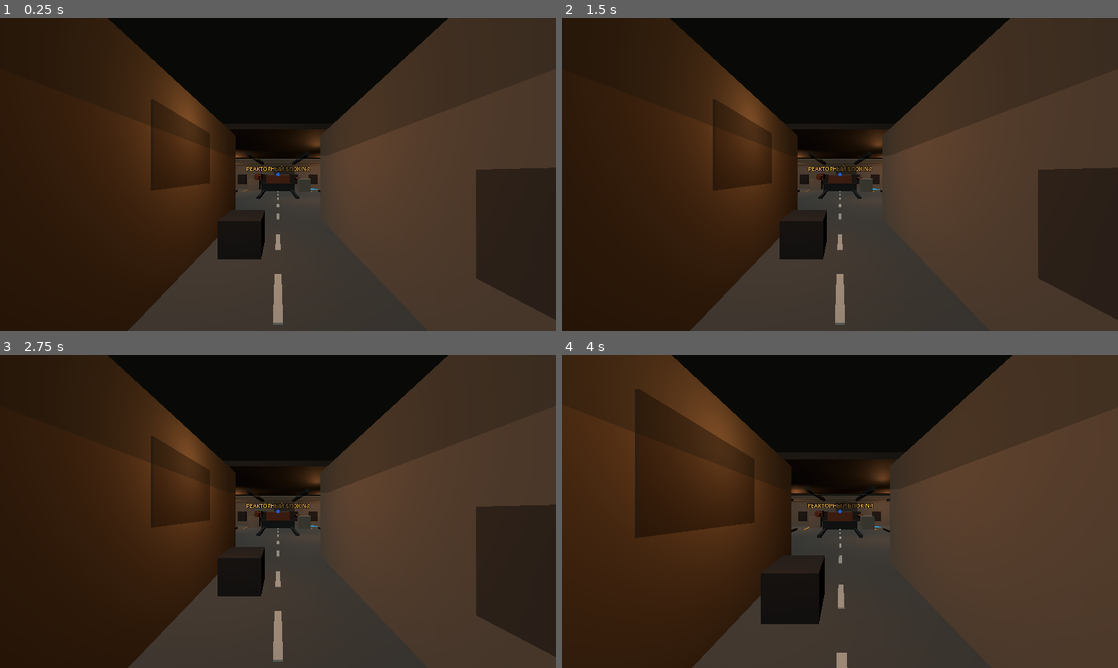
Above: before the commit, frames 1-4 (two rows, left to right).
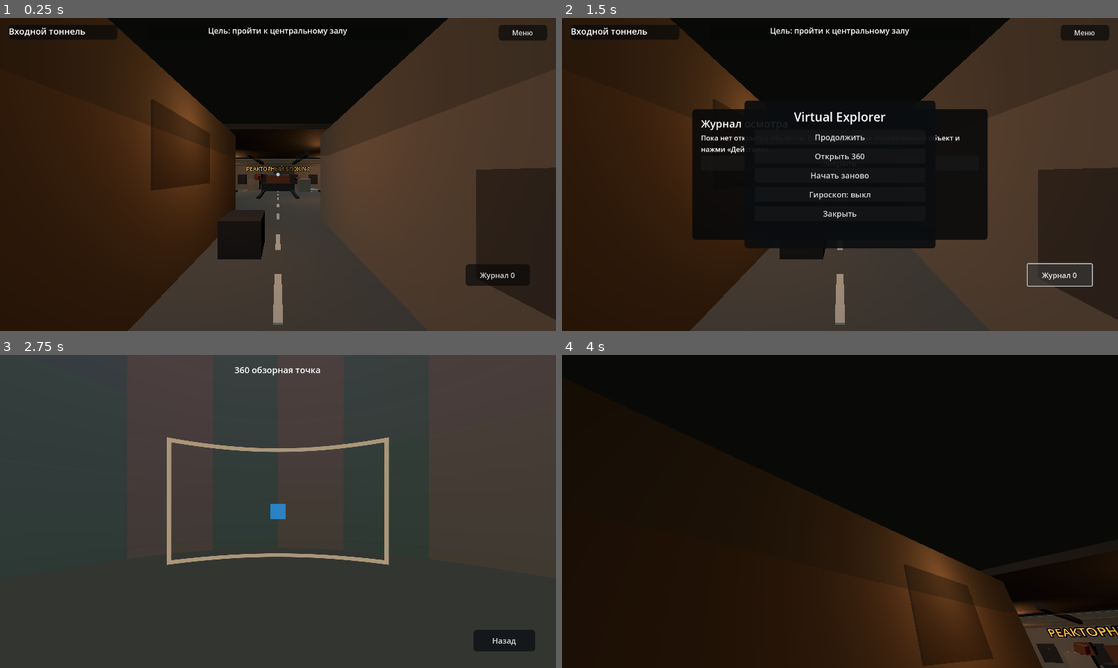
Above: after the commit, the same moments.

Repository: mallstorm/VirtualExplorer3d
Game: Godot game, scene res://scenes/Main.tscn
Two runs of this game, one before a commit and one after it. Both use one fixed random seed, a clock stepped at 60 frames per second and the inputs below.
Inputs (mouse positions are in pixels of both pictures, inside the frame that each line leads up to):
- Up to frame 1 (0.25 s): no input
- Up to frame 2 (1.5 s): click (1084, 33) at 0.5 s, where only the run after the commit has a clickable "Меню"; click (1062, 274) at 1.25 s, where only the run after the commit has a clickable "Журнал 0"
- Up to frame 3 (2.75 s): click (278, 498) at 2 s, where only the run after the commit has a clickable "Закрыть"
- Up to frame 4 (4 s): click (1067, 639) at 2.75 s, where only the run after the commit has a clickable "Назад"; tap Enter at 3.5 s; move the mouse to (867, 511) at 3.52 s; hold W (move_forward) from 3.53 s (still down); tap E (interact) at 3.6 s; tap Tab at 3.8 s

The runs differ from the first frame. In frame 1, 1.6% of the frame differs, in the area x 1-99%, y 2-86%; in frame 2, 21%; in frame 3, 69%; in frame 4, 72%, in the area x 0-100%, y 0-100%.

Commit message:
Реализовать пакет demo stages v0.6-v0.9

Diff:
--- a/Core/InputManager/input_manager.gd
+++ b/Core/InputManager/input_manager.gd
@@ -7,6 +7,7 @@
 	"move_right": [KEY_D, KEY_RIGHT],
 	"interact": [KEY_E, KEY_ENTER],
 	"ui_cancel": [KEY_ESCAPE],
+	"toggle_menu": [KEY_M, KEY_TAB],
 	"toggle_vr": [KEY_V],
 	"toggle_gyro": [KEY_G]
 }
--- a/Core/SaveManager/save_manager.gd
+++ b/Core/SaveManager/save_manager.gd
@@ -5,7 +5,8 @@
 var state := {
 	"last_project": "Chernobyl",
 	"last_scene": "reactor_block",
-	"spawn_id": "start"
+	"spawn_id": "start",
+	"journal": []
 }
 
 func save_state() -> void:
@@ -16,7 +17,7 @@
 func load_state() -> Dictionary:
 	if not FileAccess.file_exists(SAVE_PATH):
 		return state
-	var parsed = JSON.parse_string(FileAccess.get_file_as_string(SAVE_PATH))
+	var parsed: Variant = JSON.parse_string(FileAccess.get_file_as_string(SAVE_PATH))
 	if typeof(parsed) == TYPE_DICTIONARY:
 		state = parsed
 	return state
@@ -26,3 +27,27 @@
 	state["last_scene"] = scene_id
 	state["spawn_id"] = spawn_id
 	save_state()
+
+func add_journal_entry(data: Dictionary) -> void:
+	var object_id: String = str(data.get("id", ""))
+	if object_id.is_empty():
+		return
+	var journal: Array = state.get("journal", [])
+	for item in journal:
+		if item is Dictionary and str(item.get("id", "")) == object_id:
+			return
+	journal.append({
+		"id": object_id,
+		"name": str(data.get("name", "Объект")),
+		"description": str(data.get("description", ""))
+	})
+	state["journal"] = journal
+	save_state()
+
+func get_journal() -> Array:
+	var journal: Array = state.get("journal", [])
+	return journal
+
+func clear_journal() -> void:
+	state["journal"] = []
+	save_state()
--- a/Core/SceneManager/scene_manager.gd
+++ b/Core/SceneManager/scene_manager.gd
@@ -6,6 +6,8 @@
 var active_scene_id := ""
 var project_data: Dictionary = {}
 var pending_panorama_path := ""
+var return_scene_path := "res://Projects/Chernobyl/scenes/reactor_room.tscn"
+var return_scene_id := "reactor_block"
 
 func load_project(project_json_path: String) -> bool:
 	if not FileAccess.file_exists(project_json_path):
@@ -26,6 +28,8 @@
 		push_warning("Scene does not exist: %s" % scene_path)
 		return
 	active_scene_id = scene_id
+	return_scene_path = scene_path
+	return_scene_id = scene_id
 	scene_changed.emit(scene_id)
 	get_tree().change_scene_to_file(scene_path)
 
@@ -35,8 +39,11 @@
 	if ResourceLoader.exists("res://Renderer/PanoramaRenderer/panorama_viewer.tscn"):
 		get_tree().change_scene_to_file("res://Renderer/PanoramaRenderer/panorama_viewer.tscn")
 
+func return_from_panorama() -> void:
+	go_to_scene(return_scene_path, return_scene_id)
+
 func consume_pending_panorama() -> String:
-	var value := pending_panorama_path
+	var value: String = pending_panorama_path
 	pending_panorama_path = ""
 	return value
 
--- a/Player/interactable_object.gd
+++ b/Player/interactable_object.gd
@@ -5,6 +5,9 @@
 @export_multiline var description := ""
 @export_file("*.mp3", "*.ogg", "*.wav") var audio_path := ""
 @export var interaction := "info"
+@export var inspected := false
+
+var highlight_material: StandardMaterial3D
 
 func get_interaction_data() -> Dictionary:
 	return {
@@ -12,5 +15,22 @@
 		"name": object_name,
 		"description": description,
 		"audio": audio_path,
-		"interaction": interaction
+		"interaction": interaction,
+		"inspected": inspected
 	}
+
+func set_focus(active: bool) -> void:
+	if highlight_material == null:
+		highlight_material = StandardMaterial3D.new()
+		highlight_material.albedo_color = Color(0.1, 0.42, 1.0, 0.18)
+		highlight_material.emission_enabled = true
+		highlight_material.emission = Color(0.1, 0.42, 1.0, 1.0)
+		highlight_material.emission_energy_multiplier = 0.85
+		highlight_material.transparency = BaseMaterial3D.TRANSPARENCY_ALPHA
+	for child in find_children("*", "MeshInstance3D", true, false):
+		var mesh := child as MeshInstance3D
+		if mesh:
+			mesh.material_overlay = highlight_material if active else null
+
+func mark_inspected() -> void:
+	inspected = true
--- a/Player/interaction_system.gd
+++ b/Player/interaction_system.gd
@@ -4,6 +4,7 @@
 signal interaction_requested(data: Dictionary)
 
 var current_data := {}
+var current_collider: Object = null
 
 func _ready() -> void:
 	enabled = true
@@ -11,17 +12,31 @@
 
 func _physics_process(_delta: float) -> void:
 	force_raycast_update()
-	var data := _read_target_data()
+	var collider: Object = _read_target()
+	var data: Dictionary = _read_target_data(collider)
 	if data != current_data:
+		_update_focus(collider)
 		current_data = data
 		focus_changed.emit(current_data)
 	if (Input.is_action_just_pressed("interact") or InputManager.consume_touch_interact()) and not current_data.is_empty():
+		if current_collider and current_collider.has_method("mark_inspected"):
+			current_collider.mark_inspected()
+			current_data["inspected"] = true
 		interaction_requested.emit(current_data)
 
-func _read_target_data() -> Dictionary:
+func _read_target() -> Object:
 	if not is_colliding():
-		return {}
-	var collider := get_collider()
+		return null
+	return get_collider()
+
+func _read_target_data(collider: Object) -> Dictionary:
 	if collider and collider.has_method("get_interaction_data"):
 		return collider.get_interaction_data()
 	return {}
+
+func _update_focus(collider: Object) -> void:
+	if current_collider and current_collider.has_method("set_focus"):
+		current_collider.set_focus(false)
+	current_collider = collider
+	if current_collider and current_collider.has_method("set_focus"):
+		current_collider.set_focus(true)
--- a/Projects/Chernobyl/project.json
+++ b/Projects/Chernobyl/project.json
@@ -1,7 +1,7 @@
 {
   "id": "chernobyl",
   "name": "Chernobyl Sarcophagus Experience",
-  "version": "0.5-visual-demo",
+  "version": "0.9-demo-package",
   "engine": "Virtual Explorer",
   "type": "hybrid",
   "start_scene": "reactor_block",
--- a/Renderer/PanoramaRenderer/panorama_renderer.gd
+++ b/Renderer/PanoramaRenderer/panorama_renderer.gd
@@ -6,13 +6,17 @@
 @onready var sphere: MeshInstance3D = $PanoramaSphere
 @onready var camera_pivot: Node3D = $CameraPivot
 @onready var camera: Camera3D = $CameraPivot/Camera3D
+@onready var return_button: Button = $PanoramaHUD/Root/ReturnButton
+@onready var title_label: Label = $PanoramaHUD/Root/Title
 
 func _ready() -> void:
 	camera.current = true
-	var pending := SceneManager.consume_pending_panorama()
+	var pending: String = SceneManager.consume_pending_panorama()
 	if not pending.is_empty():
 		panorama_path = pending
 	load_panorama(panorama_path)
+	return_button.pressed.connect(_on_return_pressed)
+	title_label.text = "360 обзорная точка"
 	if OS.get_name() != "Android":
 		Input.mouse_mode = Input.MOUSE_MODE_CAPTURED
 
@@ -22,7 +26,7 @@
 	if event is InputEventScreenDrag:
 		_apply_look(event.relative * look_sensitivity * 1.4)
 	if event.is_action_pressed("ui_cancel"):
-		SceneManager.go_to_scene("res://Projects/Chernobyl/scenes/reactor_room.tscn", "reactor_block")
+		_on_return_pressed()
 
 func load_panorama(path: String) -> void:
 	var material := StandardMaterial3D.new()
@@ -37,4 +41,7 @@
 
 func _apply_look(delta_pixels: Vector2) -> void:
 	camera_pivot.rotate_y(-delta_pixels.x)
-	camera.rotation.x = clamp(camera.rotation.x - delta_pixels.y, -1.35, 1.35)
+	camera.rotation.x = clamp(camera.rotation.x - delta_pixels.y, -1.52, 1.52)
+
+func _on_return_pressed() -> void:
+	SceneManager.return_from_panorama()
--- a/Renderer/PanoramaRenderer/panorama_viewer.tscn
+++ b/Renderer/PanoramaRenderer/panorama_viewer.tscn
@@ -26,6 +26,20 @@
 [sub_resource type="SphereShape3D" id="shape_hotspot"]
 radius = 0.65
 
+[sub_resource type="StyleBoxFlat" id="style_button"]
+bg_color = Color(0.05, 0.07, 0.09, 0.82)
+corner_radius_top_left = 8
+corner_radius_top_right = 8
+corner_radius_bottom_right = 8
+corner_radius_bottom_left = 8
+
+[sub_resource type="StyleBoxFlat" id="style_button_pressed"]
+bg_color = Color(0.1, 0.42, 1, 0.86)
+corner_radius_top_left = 8
+corner_radius_top_right = 8
+corner_radius_bottom_right = 8
+corner_radius_bottom_left = 8
+
 [node name="PanoramaViewer" type="Node3D"]
 script = ExtResource("1_renderer")
 
@@ -48,3 +62,42 @@
 
 [node name="Collision" type="CollisionShape3D" parent="ReturnHotspot"]
 shape = SubResource("shape_hotspot")
+
+[node name="PanoramaHUD" type="CanvasLayer" parent="."]
+
+[node name="Root" type="Control" parent="PanoramaHUD"]
+layout_mode = 3
+anchors_preset = 15
+anchor_right = 1.0
+anchor_bottom = 1.0
+grow_horizontal = 2
+grow_vertical = 2
+
+[node name="Title" type="Label" parent="PanoramaHUD/Root"]
+layout_mode = 1
+anchors_preset = 5
+anchor_left = 0.5
+anchor_right = 0.5
+offset_left = -260.0
+offset_top = 20.0
+offset_right = 260.0
+offset_bottom = 52.0
+theme_override_font_sizes/font_size = 20
+text = "360 обзорная точка"
+horizontal_alignment = 1
+
+[node name="ReturnButton" type="Button" parent="PanoramaHUD/Root"]
+layout_mode = 1
+anchors_preset = 3
+anchor_left = 1.0
+anchor_top = 1.0
+anchor_right = 1.0
+anchor_bottom = 1.0
+offset_left = -190.0
+offset_top = -88.0
+offset_right = -48.0
+offset_bottom = -38.0
+theme_override_font_sizes/font_size = 18
+theme_override_styles/normal = SubResource("style_button")
+theme_override_styles/pressed = SubResource("style_button_pressed")
+text = "Назад"
--- a/UI/hud.gd
+++ b/UI/hud.gd
@@ -5,19 +5,41 @@
 @onready var info_title: Label = $Root/InformationPanel/Margin/VBox/Title
 @onready var info_body: Label = $Root/InformationPanel/Margin/VBox/Body
 @onready var touch_controls: Control = $Root/TouchScreenControls
+@onready var zone_label: Label = $Root/ZoneLabel
+@onready var objective_label: Label = $Root/ObjectiveLabel
 @onready var action_button: Button = $Root/ActionButton
+@onready var journal_button: Button = $Root/JournalButton
+@onready var menu_button: Button = $Root/MenuButton
+@onready var pause_panel: PanelContainer = $Root/PausePanel
+@onready var resume_button: Button = $Root/PausePanel/Margin/VBox/Resume
+@onready var panorama_button: Button = $Root/PausePanel/Margin/VBox/Panorama
+@onready var restart_button: Button = $Root/PausePanel/Margin/VBox/Restart
+@onready var gyro_button: Button = $Root/PausePanel/Margin/VBox/Gyro
+@onready var close_menu_button: Button = $Root/PausePanel/Margin/VBox/CloseMenu
 
 var player: Node = null
 
 func _ready() -> void:
 	info_panel.visible = false
+	pause_panel.visible = false
 	action_button.pressed.connect(_on_action_pressed)
+	journal_button.pressed.connect(_on_journal_pressed)
+	menu_button.pressed.connect(_on_menu_pressed)
+	resume_button.pressed.connect(_on_resume_pressed)
+	panorama_button.pressed.connect(_on_panorama_pressed)
+	restart_button.pressed.connect(_on_restart_pressed)
+	gyro_button.pressed.connect(_on_gyro_pressed)
+	close_menu_button.pressed.connect(_on_resume_pressed)
+	SaveManager.load_state()
 	_connect_player.call_deferred()
 
 func _process(_delta: float) -> void:
 	if OS.get_name() != "Android":
 		touch_controls.visible = false
 		action_button.visible = false
+	if Input.is_action_just_pressed("toggle_menu") or Input.is_action_just_pressed("ui_cancel"):
+		_toggle_pause_panel()
+	_update_route_labels()
 
 func _connect_player() -> void:
 	player = get_tree().get_first_node_in_group("player")
@@ -34,15 +56,20 @@
 	if data.is_empty():
 		hint_label.text = ""
 		action_button.disabled = true
+		action_button.visible = OS.get_name() == "Android"
 		return
 	hint_label.text = "%s" % data.get("name", "Объект")
 	action_button.disabled = false
+	action_button.visible = true
 
 func _on_interaction_requested(data: Dictionary) -> void:
+	SaveManager.add_journal_entry(data)
+	var journal_count: int = SaveManager.get_journal().size()
+	journal_button.text = "Журнал %d" % journal_count
 	info_title.text = data.get("name", "Информация")
 	info_body.text = data.get("description", "")
 	info_panel.visible = true
-	var audio_path := str(data.get("audio", ""))
+	var audio_path: String = str(data.get("audio", ""))
 	if not audio_path.is_empty():
 		AudioManager.play_narration(audio_path)
 
@@ -51,3 +78,69 @@
 
 func _on_action_pressed() -> void:
 	InputManager.request_touch_interact()
+
+func _on_journal_pressed() -> void:
+	var entries: Array = SaveManager.get_journal()
+	info_title.text = "Журнал осмотра"
+	if entries.is_empty():
+		info_body.text = "Пока нет открытых объектов. Наведи прицел на подсвеченный объект и нажми «Действие»."
+	else:
+		var lines := PackedStringArray()
+		for item in entries:
+			if item is Dictionary:
+				lines.append("- %s\n%s" % [str(item.get("name", "Объект")), str(item.get("description", ""))])
+		info_body.text = "\n\n".join(lines)
+	info_panel.visible = true
+
+func _on_menu_pressed() -> void:
+	_toggle_pause_panel()
+
+func _on_resume_pressed() -> void:
+	pause_panel.visible = false
+
+func _on_panorama_pressed() -> void:
+	SceneManager.open_panorama("res://Projects/Chernobyl/panoramas/reactor_placeholder_360.jpg")
+
+func _on_restart_pressed() -> void:
+	SaveManager.clear_journal()
+	SceneManager.go_to_scene("res://Projects/Chernobyl/scenes/reactor_room.tscn", "reactor_block")
+
+func _on_gyro_pressed() -> void:
+	InputManager.set_gyro_enabled(not InputManager.gyro_enabled)
+	gyro_button.text = "Гироскоп: %s" % ("вкл" if InputManager.gyro_enabled else "выкл")
+
+func _toggle_pause_panel() -> void:
+	pause_panel.visible = not pause_panel.visible
+
+func _update_route_labels() -> void:
+	if player == null:
+		return
+	var position: Vector3 = player.global_position
+	var zone: String = _zone_name_from_position(position)
+	zone_label.text = zone
+	objective_label.text = _objective_for_zone(zone)
+
+func _zone_name_from_position(position: Vector3) -> String:
+	if position.z > 8.0:
+		return "Входной тоннель"
+	if position.x < -6.0:
+		return "Пультовая"
+	if position.x > 6.0:
+		return "Технический коридор"
+	if position.z < -1.0:
+		return "Реакторный блок"
+	return "Центральный зал"
+
+func _objective_for_zone(zone: String) -> String:
+	match zone:
+		"Входной тоннель":
+			return "Цель: пройти к центральному залу"
+		"Центральный зал":
+			return "Цель: осмотреть реакторный блок"
+		"Реакторный блок":
+			return "Цель: найти пультовую и 360-портал"
+		"Пультовая":
+			return "Цель: осмотреть пульт управления"
+		"Технический коридор":
+			return "Цель: проверить аварийную дверь"
+	return ""
--- a/UI/hud.tscn
+++ b/UI/hud.tscn
@@ -1,28 +1,28 @@
-[gd_scene load_steps=7 format=3 uid="uid://virtual_explorer_hud"]
+[gd_scene load_steps=10 format=3 uid="uid://virtual_explorer_hud"]
 
 [ext_resource type="Script" path="res://UI/hud.gd" id="1_hud"]
 [ext_resource type="Script" path="res://UI/touch_screen_controls.gd" id="2_touch"]
 
 [sub_resource type="StyleBoxFlat" id="style_action"]
 bg_color = Color(0.1, 0.42, 1, 0.82)
-corner_radius_top_left = 22
-corner_radius_top_right = 22
-corner_radius_bottom_right = 22
-corner_radius_bottom_left = 22
+corner_radius_top_left = 8
+corner_radius_top_right = 8
+corner_radius_bottom_right = 8
+corner_radius_bottom_left = 8
 
 [sub_resource type="StyleBoxFlat" id="style_action_pressed"]
 bg_color = Color(0.05, 0.28, 0.7, 0.9)
-corner_radius_top_left = 22
-corner_radius_top_right = 22
-corner_radius_bottom_right = 22
-corner_radius_bottom_left = 22
+corner_radius_top_left = 8
+corner_radius_top_right = 8
+corner_radius_bottom_right = 8
+corner_radius_bottom_left = 8
 
 [sub_resource type="StyleBoxFlat" id="style_action_disabled"]
 bg_color = Color(0.15, 0.16, 0.18, 0.45)
-corner_radius_top_left = 22
-corner_radius_top_right = 22
-corner_radius_bottom_right = 22
-corner_radius_bottom_left = 22
+corner_radius_top_left = 8
+corner_radius_top_right = 8
+corner_radius_bottom_right = 8
+corner_radius_bottom_left = 8
 
 [sub_resource type="StyleBoxFlat" id="style_panel"]
 bg_color = Color(0.03, 0.035, 0.04, 0.88)
@@ -30,6 +30,27 @@
 corner_radius_top_right = 8
 corner_radius_bottom_right = 8
 corner_radius_bottom_left = 8
+
+[sub_resource type="StyleBoxFlat" id="style_top"]
+bg_color = Color(0.02, 0.025, 0.03, 0.64)
+corner_radius_top_left = 8
+corner_radius_top_right = 8
+corner_radius_bottom_right = 8
+corner_radius_bottom_left = 8
+
+[sub_resource type="StyleBoxFlat" id="style_menu"]
+bg_color = Color(0.04, 0.05, 0.06, 0.92)
+corner_radius_top_left = 8
+corner_radius_top_right = 8
+corner_radius_bottom_right = 8
+corner_radius_bottom_left = 8
+
+[sub_resource type="StyleBoxFlat" id="style_reticle"]
+bg_color = Color(0.75, 0.9, 1, 0.86)
+corner_radius_top_left = 4
+corner_radius_top_right = 4
+corner_radius_bottom_right = 4
+corner_radius_bottom_left = 4
 
 [node name="HUD" type="CanvasLayer"]
 script = ExtResource("1_hud")
@@ -50,6 +71,47 @@
 anchor_bottom = 1.0
 script = ExtResource("2_touch")
 move_zone_ratio = 0.68
+
+[node name="ZoneLabel" type="Label" parent="Root"]
+mouse_filter = 2
+layout_mode = 1
+anchors_preset = 0
+offset_left = 20.0
+offset_top = 16.0
+offset_right = 270.0
+offset_bottom = 50.0
+theme_override_font_sizes/font_size = 20
+theme_override_styles/normal = SubResource("style_top")
+text = "Входной тоннель"
+
+[node name="ObjectiveLabel" type="Label" parent="Root"]
+mouse_filter = 2
+layout_mode = 1
+anchors_preset = 5
+anchor_left = 0.5
+anchor_right = 0.5
+offset_left = -300.0
+offset_top = 16.0
+offset_right = 300.0
+offset_bottom = 50.0
+theme_override_font_sizes/font_size = 18
+theme_override_styles/normal = SubResource("style_top")
+text = "Цель: пройти к центральному залу"
+horizontal_alignment = 1
+
+[node name="MenuButton" type="Button" parent="Root"]
+layout_mode = 1
+anchors_preset = 1
+anchor_left = 1.0
+anchor_right = 1.0
+offset_left = -132.0
+offset_top = 16.0
+offset_right = -20.0
+offset_bottom = 52.0
+theme_override_font_sizes/font_size = 16
+theme_override_styles/normal = SubResource("style_top")
+theme_override_styles/pressed = SubResource("style_action_pressed")
+text = "Меню"
 
 [node name="CenterReticle" type="Panel" parent="Root"]
 mouse_filter = 2
@@ -63,7 +125,7 @@
 offset_top = -4.0
 offset_right = 4.0
 offset_bottom = 4.0
-theme_override_styles/panel = SubResource("style_action")
+theme_override_styles/panel = SubResource("style_reticle")
 
 [node name="Hint" type="Label" parent="Root"]
 mouse_filter = 2
@@ -80,6 +142,22 @@
 horizontal_alignment = 1
 theme_override_font_sizes/font_size = 22
 
+[node name="JournalButton" type="Button" parent="Root"]
+layout_mode = 1
+anchors_preset = 3
+anchor_left = 1.0
+anchor_top = 1.0
+anchor_right = 1.0
+anchor_bottom = 1.0
+offset_left = -208.0
+offset_top = -154.0
+offset_right = -60.0
+offset_bottom = -104.0
+theme_override_font_sizes/font_size = 17
+theme_override_styles/normal = SubResource("style_top")
+theme_override_styles/pressed = SubResource("style_action_pressed")
+text = "Журнал 0"
+
 [node name="ActionButton" type="Button" parent="Root"]
 disabled = true
 layout_mode = 1
@@ -106,10 +184,10 @@
 anchor_top = 0.5
 anchor_right = 0.5
 anchor_bottom = 0.5
-offset_left = -310.0
-offset_top = -125.0
-offset_right = 310.0
-offset_bottom = 125.0
+offset_left = -340.0
+offset_top = -150.0
+offset_right = 340.0
+offset_bottom = 150.0
 theme_override_styles/panel = SubResource("style_panel")
 
 [node name="Margin" type="MarginContainer" parent="Root/InformationPanel"]
@@ -135,4 +213,60 @@
 theme_override_font_sizes/font_size = 18
 text = "Закрыть"
 
+[node name="PausePanel" type="PanelContainer" parent="Root"]
+visible = false
+layout_mode = 1
+anchors_preset = 8
+anchor_left = 0.5
+anchor_top = 0.5
+anchor_right = 0.5
+anchor_bottom = 0.5
+offset_left = -220.0
+offset_top = -170.0
+offset_right = 220.0
+offset_bottom = 170.0
+theme_override_styles/panel = SubResource("style_menu")
+
+[node name="Margin" type="MarginContainer" parent="Root/PausePanel"]
+layout_mode = 2
+theme_override_constants/margin_left = 24
+theme_override_constants/margin_top = 18
+theme_override_constants/margin_right = 24
+theme_override_constants/margin_bottom = 18
+
+[node name="VBox" type="VBoxContainer" parent="Root/PausePanel/Margin"]
+layout_mode = 2
+theme_override_constants/separation = 10
+
+[node name="Title" type="Label" parent="Root/PausePanel/Margin/VBox"]
+layout_mode = 2
+theme_override_font_sizes/font_size = 28
+text = "Virtual Explorer"
+horizontal_alignment = 1
+
+[node name="Resume" type="Button" parent="Root/PausePanel/Margin/VBox"]
+layout_mode = 2
+theme_override_font_sizes/font_size = 18
+text = "Продолжить"
+
+[node name="Panorama" type="Button" parent="Root/PausePanel/Margin/VBox"]
+layout_mode = 2
+theme_override_font_sizes/font_size = 18
+text = "Открыть 360"
+
+[node name="Restart" type="Button" parent="Root/PausePanel/Margin/VBox"]
+layout_mode = 2
+theme_override_font_sizes/font_size = 18
+text = "Начать заново"
+
+[node name="Gyro" type="Button" parent="Root/PausePanel/Margin/VBox"]
+layout_mode = 2
+theme_override_font_sizes/font_size = 18
+text = "Гироскоп: выкл"
+
+[node name="CloseMenu" type="Button" parent="Root/PausePanel/Margin/VBox"]
+layout_mode = 2
+theme_override_font_sizes/font_size = 18
+text = "Закрыть"
+
 [connection signal="pressed" from="Root/InformationPanel/Margin/VBox/Close" to="." method="_on_close_pressed"]
--- a/UI/main_menu.gd
+++ b/UI/main_menu.gd
@@ -4,21 +4,23 @@
 @onready var projects_button: Button = $Panel/Margin/VBox/Projects
 @onready var settings_button: Button = $Panel/Margin/VBox/Settings
 @onready var about_button: Button = $Panel/Margin/VBox/About
+@onready var info_label: Label = $Panel/Margin/VBox/Info
 
 func _ready() -> void:
 	continue_button.pressed.connect(_on_continue_pressed)
 	projects_button.pressed.connect(_on_projects_pressed)
 	settings_button.pressed.connect(_on_settings_pressed)
 	about_button.pressed.connect(_on_about_pressed)
+	info_label.text = "Демо-проект: Chernobyl Sarcophagus Experience"
 
 func _on_continue_pressed() -> void:
 	SceneManager.go_to_scene("res://Projects/Chernobyl/scenes/reactor_room.tscn", "reactor_block")
 
 func _on_projects_pressed() -> void:
-	print("Project import UI is planned. Import backend is ready through ProjectImporter.import_zip().")
+	info_label.text = "Доступен демо-проект Chernobyl. Импорт ZIP уже есть в ядре и будет вынесен в Android file picker следующим этапом."
 
 func _on_settings_pressed() -> void:
-	print("Settings UI is planned. Runtime input settings are ready through InputManager.")
+	info_label.text = "Управление: левая часть экрана - движение, правая - обзор. Гироскоп можно включить в игровом меню."
 
 func _on_about_pressed() -> void:
-	print("Virtual Explorer - Godot 4 mobile virtual exploration engine.")
+	info_label.text = "Virtual Explorer - мобильный движок виртуальных экскурсий на Godot 4."
--- a/UI/main_menu.tscn
+++ b/UI/main_menu.tscn
@@ -52,3 +52,9 @@
 [node name="About" type="Button" parent="Panel/Margin/VBox"]
 layout_mode = 2
 text = "О программе"
+
+[node name="Info" type="Label" parent="Panel/Margin/VBox"]
+layout_mode = 2
+theme_override_font_sizes/font_size = 15
+text = "Демо-проект: Chernobyl Sarcophagus Experience"
+autowrap_mode = 3
Not shown: 1 places in Renderer/PanoramaRenderer/panorama_viewer.tscn that only renumber resources
Not shown, changed: VALIDATION_RU.txt
